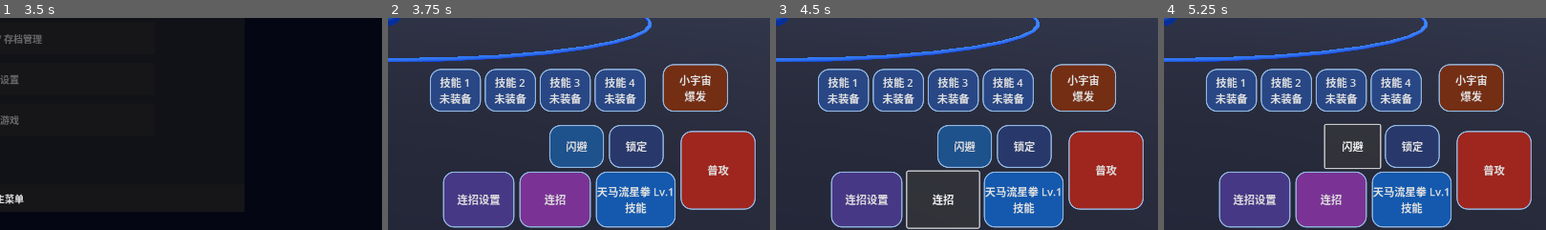
Above: before the commit, frames 1-4 (left to right).
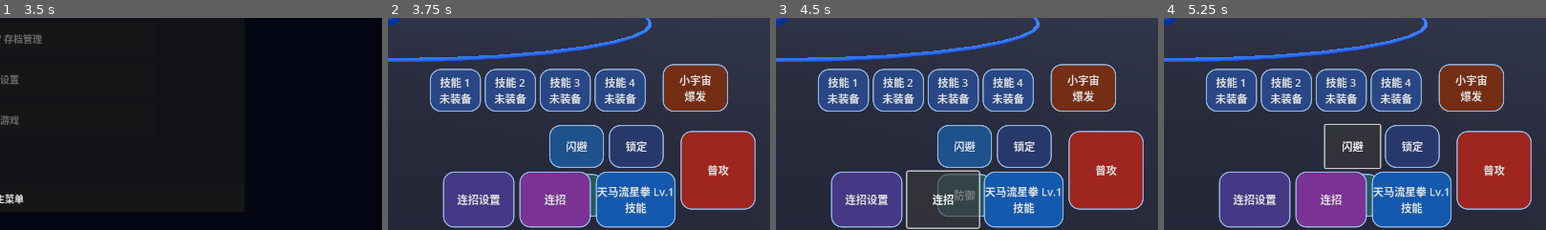
Above: after the commit, the same moments.

Repository: Qazwesrd/Saint-Seiya-Universe-War
Game: Godot game, scene res://scenes/main_menu.tscn
The game is run twice, just before and just after one commit, with the same random seed, the same clock (stepped at 60 frames per second) and the same inputs.
Inputs (mouse positions are % of the whole screen's width and height, from its top left):
- Up to frame 1 (3.5 s): click "开始新游戏 / 新建存档" at 0.5 s; click "开始新游戏 / 新建存档" at 1.25 s; click "继续游戏 / 存档管理" at 2 s; click "游戏设置" at 2.75 s
- Up to frame 2 (3.75 s): click "读取" at 3.5 s
- Up to frame 3 (4.5 s): click (75, 92) at 4.25 s, where only the run after the commit has a clickable "防御"
- Up to frame 4 (5.25 s): click "闪避" at 5 s
The pictures show only the part of the screen within x 50-100%, y 50-100%; the shares and areas given below are measured in that part.

Frame 1 is identical in both runs. In frame 2, 0.3% of the frame differs, in the area x 52-56%, y 73-94%; in frame 3, 0.6%, in the area x 42-56%, y 73-94%; in frame 4, 0.3%.

Commit message:
Add a dedicated defensive guard control for combo inputs

Diff:
--- a/game/scripts/hud.gd
+++ b/game/scripts/hud.gd
@@ -124,6 +124,7 @@
     _button(root, "角色", Vector2(22, 224), Vector2(112, 284), func(): _open_character(root), Color(0.18, 0.25, 0.48))
     _button(root, "伙伴图鉴", Vector2(118, 224), Vector2(230, 284), func(): _open_collection(root), Color(0.28, 0.18, 0.45))
     _button(root, "闪避", Vector2(-370, -176), Vector2(-278, -104), func(): _call_player("dodge"), Color(0.12, 0.32, 0.55))
+    _button(root, "防御", Vector2(-370, -94), Vector2(-278, -22), func(): _call_player("guard"), Color(0.16, 0.34, 0.38))
     _button(root, "锁定", Vector2(-270, -176), Vector2(-178, -104), func(): _call_player("toggle_lock"), Color(0.16, 0.22, 0.42))
     burst_button = _button(root, "小宇宙", Vector2(-180, -278), Vector2(-70, -198), func(): _call_player("cosmos_burst"), Color(0.45, 0.18, 0.08))
     skill_button = _button(root, "流星拳\n技能", Vector2(-292, -98), Vector2(-166, -4), func(): _call_player("skill"), Color(0.08, 0.35, 0.68))
